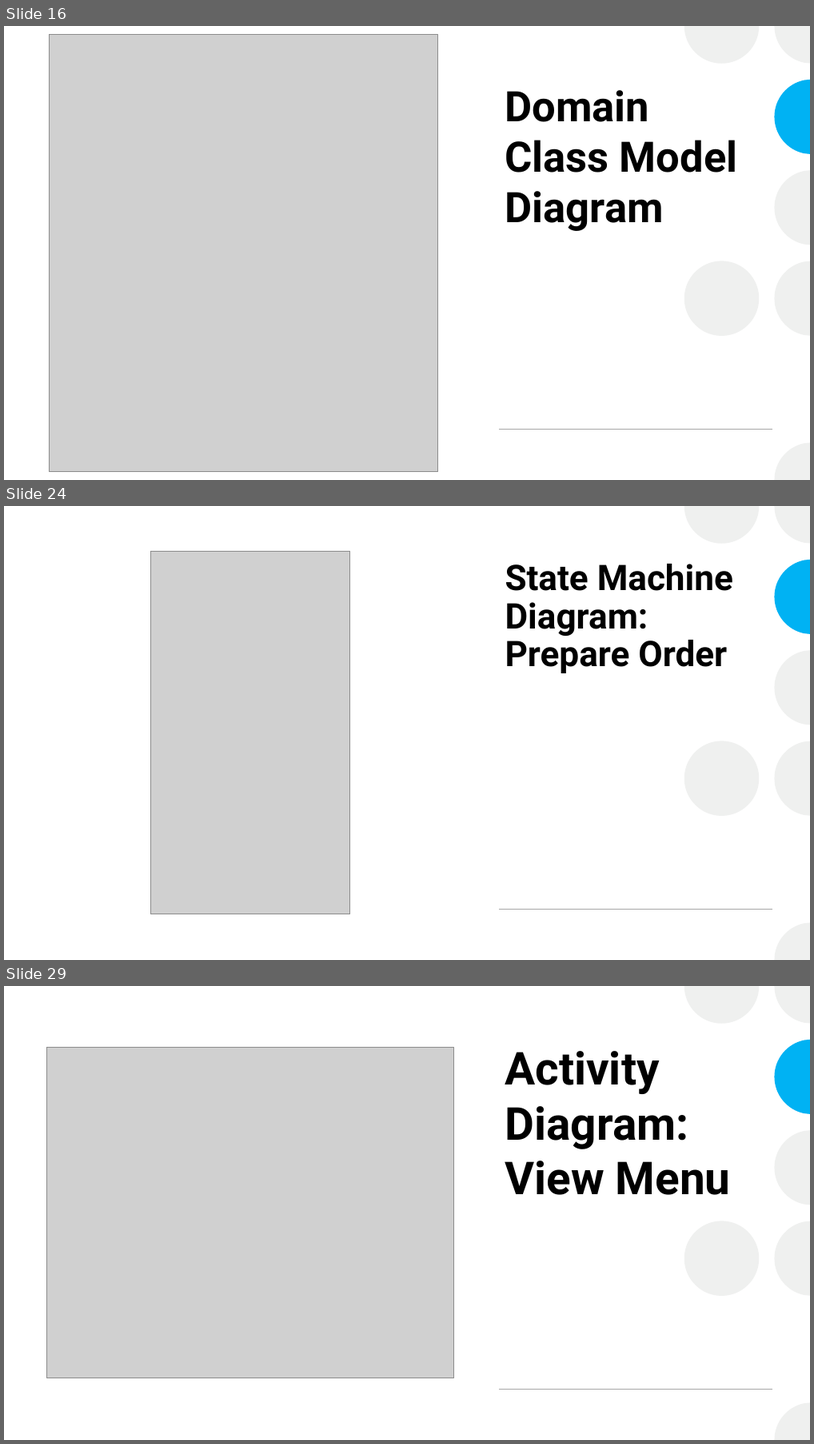
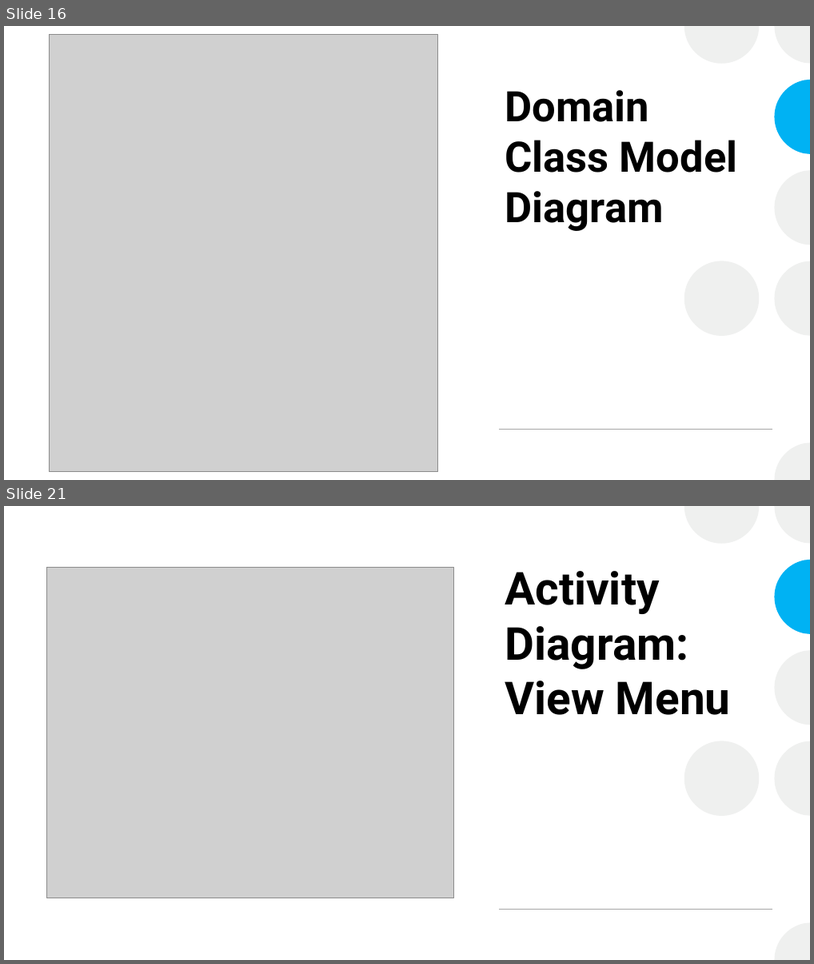
Before and after one commit to CheetoBuri/Restuarant-Information-System, a slide deck: Restaurant Information System.pptx. Shown one above the other, each under a label of ours: slides 16, 24 and 29 before the commit, slides 16 and 21 after it; the slides between them are not shown. The pictures are 814x1444 and 814x964 pixels, drawn with LibreOffice and Linux fonts; fonts in the diff are those of the drawing; grey boxes stand for pictures. Boxes give left, top, right and bottom in pixels: in the first picture for what was removed or moved away, otherwise in the second. Text is boxed around its words. In the diff, an @@ line names an element or a change of style, - is before the commit and + after.

```diff
--- a/Restaurant Information System.pptx
+++ b/Restaurant Information System.pptx
@@ slide 24 removed at bbox=[4, 506, 810, 960], background #FFFFFF; not listed: 7 template elements that a slide beside it also shows @@
@@ rectangle removed at bbox=[4, 506, 810, 960] @@
@@ group removed at bbox=[685, 506, 810, 960]: 6 freeform shapes, 1 ellipse @@
@@ picture removed at bbox=[151, 552, 350, 914] @@
@@ title removed at bbox=[506, 564, 734, 673] @@
-State Machine Diagram: Prepare Order
@@ group removed at bbox=[414, 506, 810, 960]: 8 freeform shapes @@
@@ line removed from (499, 909) to (773, 909) @@
@@ what was slide 29 is now slide 21 @@
```
Also in this commit, not shown: 4 slides changed, 4 slides added, 7 other slides removed, 2 other files.
